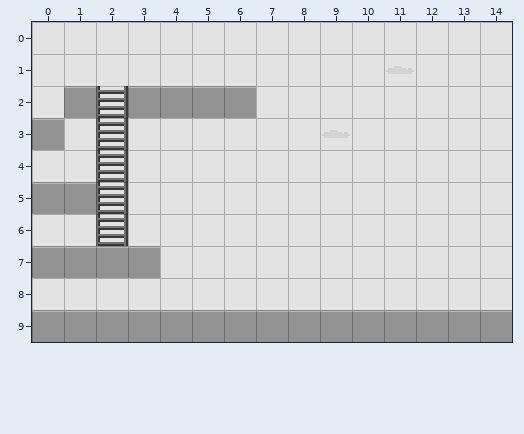
An edit to a level. Tiled map, game/levels/level_0.tmx. Above, as it was before the edit.
Cells are 16x16 px. Shown: x 0..14, y 0..9.
After:
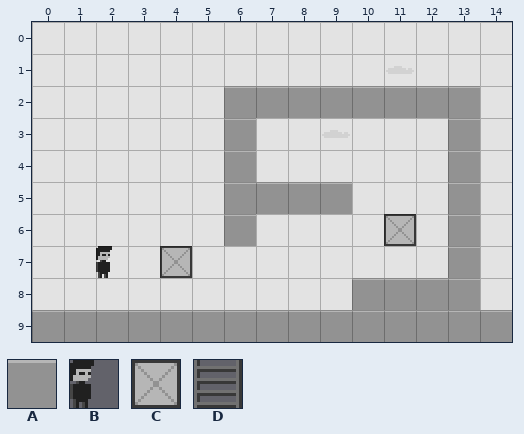
Key: from "sprites-scetch": A 0, B 4, C 9, D 12.
_ is an empty cell, . an unchanged one.
Tiles of an added or newly shown layer are drawn over the layers below it.
The commit says: glued tiles. without tile.id
Edits made:
--- layer "ground"
@@ x 0..13 @@
- 2 .ADAAA._______
- 3 A.D..._......_
- 4 ..D..._......_
- 5 AAD...____..._
- 6 ..D..._......_
- 7 AAAA........._
- 8 ..........____
+ 2 ._____.AAAAAAA
+ 3 _._...A......A
+ 4 .._...A......A
+ 5 ___...AAAA...A
+ 6 .._...A......A
+ 7 ____.........A
+ 8 ..........AAAA
--- layer "objects" (now shown)
@@ x 2..11 @@
- 6 ........._
- 7 _._.......
+ 6 .........C
+ 7 B.C.......
Pixel boxes of the changes (left, top, right, bottom) in both pictures:
changed: (32, 86, 480, 310)
